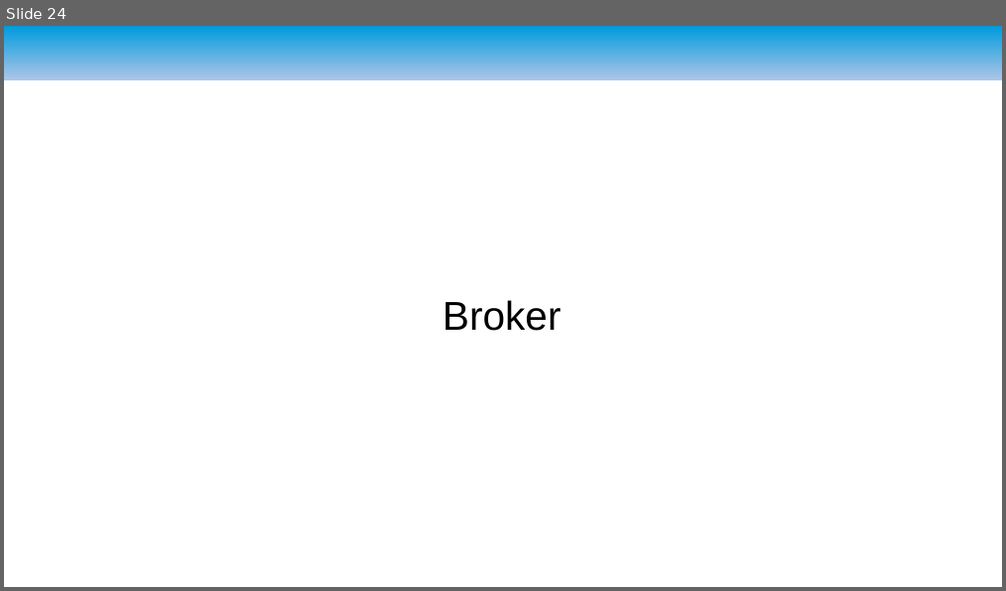
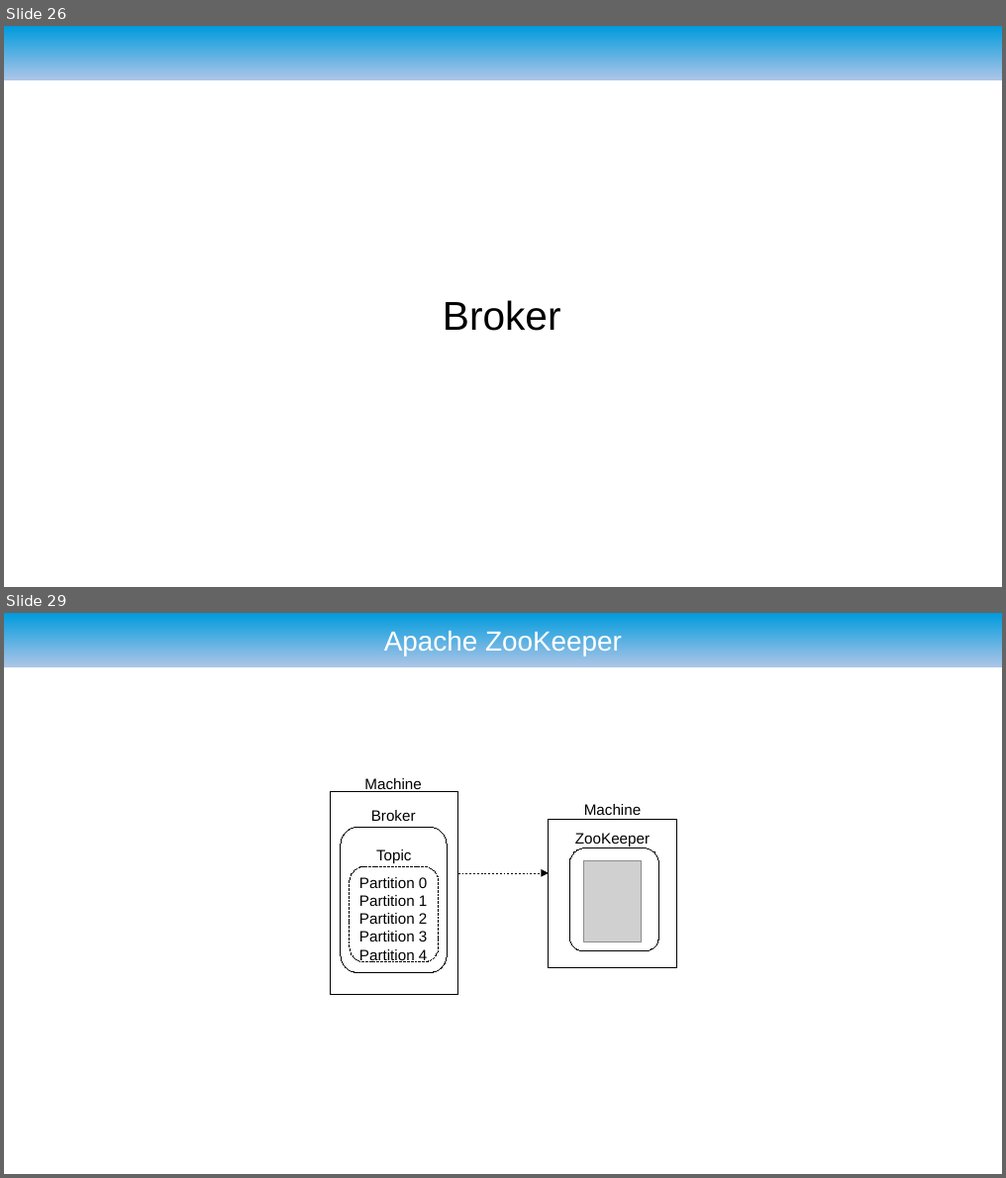
Before and after one commit to ryzlab/kafka-kompetensdag, a slide deck: doc/presentation-umejug.odp. Shown one above the other, each under a label of ours: slide 24 before the commit, slides 26 and 29 after it; the slides between them are not shown. The pictures are 1006x591 and 1006x1178 pixels, drawn with LibreOffice and Linux fonts; fonts in the diff are those of the drawing; grey boxes stand for pictures; background and template pictures are left out. Boxes give left, top, right and bottom in pixels: in the first picture for what was removed or moved away, otherwise in the second. Text is boxed around its words. In the diff, an @@ line names an element or a change of style, - is before the commit and + after.

```diff
--- a/doc/presentation-umejug.odp
+++ b/doc/presentation-umejug.odp
@@ slide 29 added at (4, 613, 1002, 1174), background #FFFFFF; not listed: 1 template element that a slide beside it also shows @@
@@ title added at (384, 629, 622, 656), 22 pt, text #FFFFFF @@
+Apache ZooKeeper
@@ group added at (330, 778, 677, 994): 6 texts, 3 freeform shapes, 2 rectangles, 1 arrow, 1 picture @@
+Machine
+Partition 0
+Partition 1
+Partition 2
+Partition 3
+Partition 4
+Topic
+Broker
+ZooKeeper
+Machine
@@ what was slide 24 is now slide 26 @@
```
Also in this commit, not shown: 7 slides changed, 4 other slides added, 1 slide removed, 2 other files.
